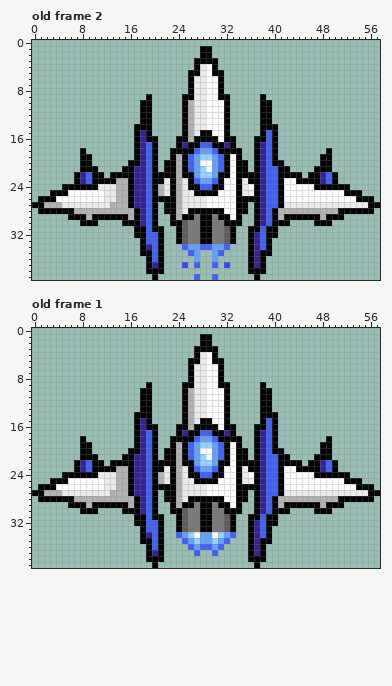
Two versions of one pixel-art file, Imagen/Sprites/Asprites/Tachis spaceship.aseprite. The picture above is the old version.
58x40 pixels, 2 frames. Shown: old frame 2, old frame 1. The commit also changed other frames, which this record leaves out.
New version:
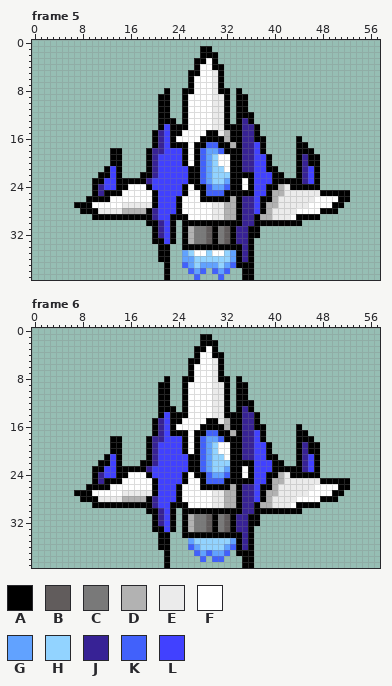
Palette (. is transparent): A #000000  B #615c5c  C #797979  D #b2b2b2  E #ebebeb  F #ffffff  G #61a2ff  H #92d3ff  J #372295  K #4161fb  L #4141ff
A new or re-ordered frame is compared with the old frame closest to it.
Change:
frames 2 -> 6
Changed rows in their new state; - is an unchanged pixel.
Frame 5 is new; against old frame 2:
first column x 0:
 2 ------------------------------A---------------------------
 3 -----------------------------F----------------------------
 4 ----------------------------F--A--------------------------
 5 ----------------------------F-E---------------------------
 6 ---------------------------FF-E---------------------------
 7 ---------------------------FF-E---------------------------
 8 ----------------------A--A-FF-E-A-A-----------------------
 9 -------------------.-AA---FFF-EE--AA--.-------------------
10 ------------------..-AA---FFF-EE--AA--..------------------
11 ------------------..-AA---FFF-EE--AA--..------------------
12 ------------------..-AA---FFF-EE--AAA-..------------------
13 ------------------..-AAA--FFF-EE--AJA-..------------------
14 -----------------...-ALAA-FFF-EE-AAJJA...-----------------
15 -----------------...AJLAAFFFF-AEDAAJJA...-----------------
16 -----------------...-JLAFFFF---AD-AJJ--..---A-------------
17 -----------------...-JLA-AF-A-K-ADAJJLA..---AA------------
18 --------.----AA--..AJJLLL-FAK-GK---JJLA..---AAA--.--------
19 --------..---AA--..AJLLLL-FAKGHFFA-JJLLA.---AJAA..--------
20 --------..---AA-...AJLLLL-FAKGHFFA-JJLLA..--AJAA..--------
21 --------...-ALA....AJLLLLLAAKGHHFA-JJLLAA..-AJL-..--------
22 -------....-AL-...AAJLLLLL-AKGHHHA---LLLA-..-JL-...-------
23 -------...--LLAA-AAJLLLLLL-AK-HHGA-F-LLLA-AA-JL-...-------
24 -----.....-JLLAAFFFALLLLLAF-A-GGKA-FALLAADEAAAA-.....-----
25 ---.......AJAAAFFFFF-LLLLAFF-KKKAA-AALLADDEEEEEEAAAA-..---
26 -........AAAAFFFFFFF-LLLAFFFAAAAAD-JJLAADEEEEEE----AA....-
27 .......AAAFFFFFEEEEE-LLLAFFFF-EEDD-JJLADDE----FFFFAA......
28 -.......AAAEEEE--DDAJLLLAFFFFFEEDD-JJLADEEEEFFFFAAA......-
29 ------....------A-AAJLL-A-FFFFEEDD-JJ-DDEEEF----....------
30 --------...----....A-JL-.AAA--AA---JJ-AA---AA--...--------
31 -----------------...-JLA.AD-CBA---JJ--...-----------------
32 -----------------...AJLA.AD-CBA---JJ-A...-----------------
33 ------------------..A-LA.AD-CBA---JJ-...------------------
34 ------------------...-A--AAAAAAAAAAJ-...------------------
35 ------------------...-A--GHFFHFFHGAJ-...------------------
36 -------------------..-A--GGHHHHHHGAJ-..-------------------
37 -------------------...A--KGHGGGHGKAA-..-------------------
38 -------------------...A---KGK-KGK--A-..-------------------
39 --------------------.-A-------.K---AA.--------------------
Frame 6 is new; against old frame 1:
first column x 0:
 2 ------------------------------A---------------------------
 3 -----------------------------F----------------------------
 4 ----------------------------F--A--------------------------
 5 ----------------------------F-E---------------------------
 6 ---------------------------FF-E---------------------------
 7 ---------------------------FF-E---------------------------
 8 ----------------------A--A-FF-E-A-A-----------------------
 9 -------------------.-AA---FFF-EE--AA--.-------------------
10 ------------------..-AA---FFF-EE--AA--..------------------
11 ------------------..-AA---FFF-EE--AA--..------------------
12 ------------------..-AA---FFF-EE--AAA-..------------------
13 ------------------..-AAA--FFF-EE--AJA-..------------------
14 -----------------...-ALAA-FFF-EE-AAJJA...-----------------
15 -----------------...AJLAAFFFF-AEDAAJJA...-----------------
16 -----------------...-JLAFFFF---AD-AJJ--..---A-------------
17 -----------------...-JLA-AF-A-K-ADAJJLA..---AA------------
18 --------.----AA--..AJJLLL-FAK-GK---JJLA..---AAA--.--------
19 --------..---AA--..AJLLLL-FAKGHFFA-JJLLA.---AJAA..--------
20 --------..---AA-...AJLLLL-FAKGHFFA-JJLLA..--AJAA..--------
21 --------...-ALA....AJLLLLLAAKGHHFA-JJLLAA..-AJL-..--------
22 -------....-AL-...AAJLLLLL-AKGHHHA---LLLA-..-JL-...-------
23 -------...--LLAA-AAJLLLLLL-AK-HHGA-F-LLLA-AA-JL-...-------
24 -----.....-JLLAAFFFALLLLLAF-A-GGKA-FALLAADEAAAA-.....-----
25 ---.......AJAAAFFFFF-LLLLAFF-KKKAA-AALLADDEEEEEEAAAA-..---
26 -........AAAAFFFFFFF-LLLAFFFAAAAAD-JJLAADEEEEEE----AA....-
27 .......AAAFFFFFEEEEE-LLLAFFFF-EEDD-JJLADDE----FFFFAA......
28 -.......AAAEEEE--DDAJLLLAFFFFFEEDD-JJLADEEEEFFFFAAA......-
29 ------....------A-AAJLL-A-FFFFEEDD-JJ-DDEEEF----....------
30 --------...----....A-JL-.AAA--AA---JJ-AA---AA--...--------
31 -----------------...-JLA.AD-CBA---JJ--...-----------------
32 -----------------...AJLA.AD-CBA---JJ-A...-----------------
33 ------------------..A-LA.AD-CBA---JJ-...------------------
34 ------------------...-A-.AAAAAAAAAAJ-...------------------
35 ------------------...-A--.--HH-HHGAJ-...------------------
36 -------------------..-A-----HHHHGKAJ-..-------------------
37 -------------------...A-----GKGGK-AA-..-------------------
38 -------------------...A-----K-KK---A-..-------------------
39 --------------------.-A------------AA.--------------------
Pixel boxes of the changes (left, top, right, bottom) in both pictures:
changed: (32, 52, 380, 280)
changed: (32, 340, 380, 568)
